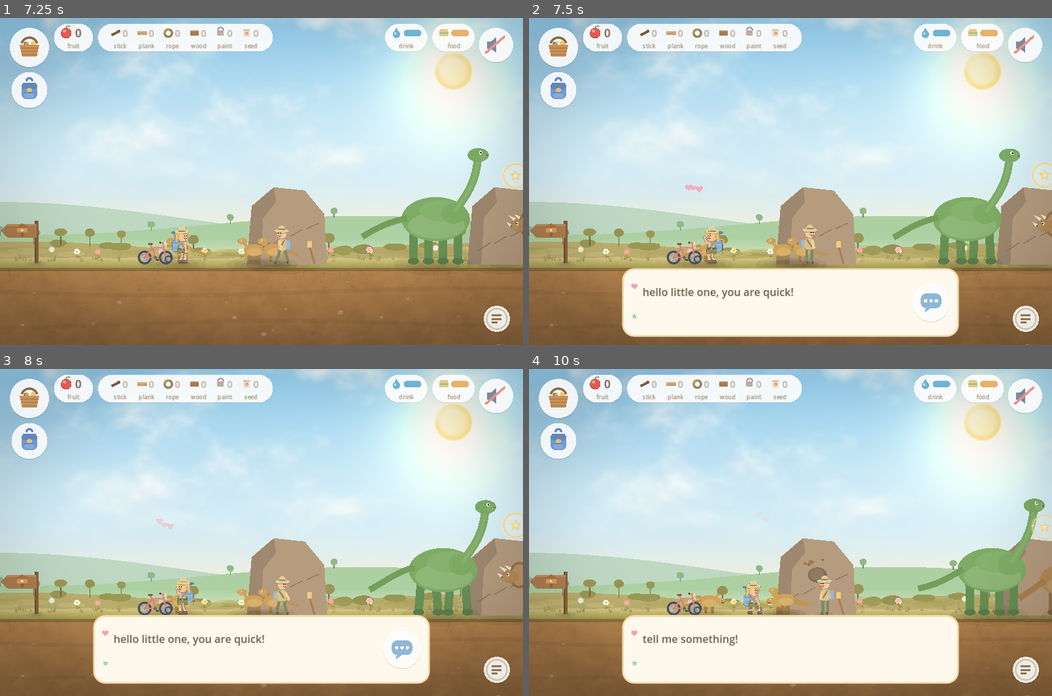
Above: before the commit, frames 1-4 (two rows, left to right).
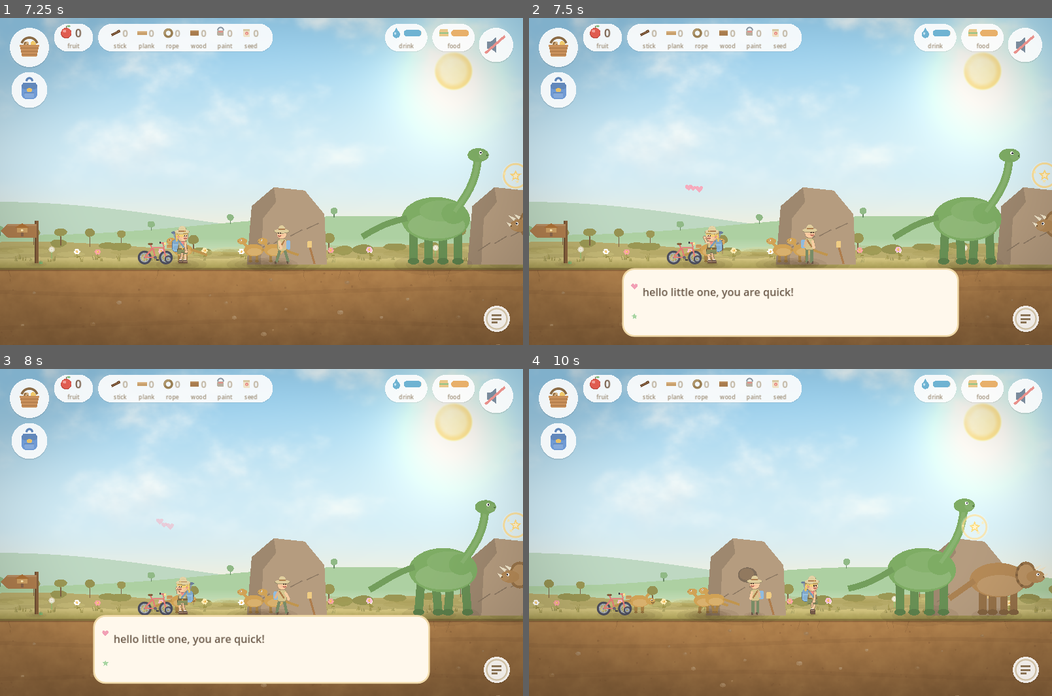
Above: after the commit, the same moments.

Repository: summerdetectordad-ctrl/adventureday
Game: Godot game, scene res://scenes/dino_land.tscn
Two runs of this game, one before a commit and one after it. Both use one fixed random seed, a clock stepped at 60 frames per second and the inputs below. This scene is started directly instead of the project's main scene.
Inputs (mouse positions are in pixels of both pictures, inside the frame that each line leads up to):
- Up to frame 1 (7.25 s): tap Enter at 0.5 s; drag from (496, 44) to (313, 109) at 0.52 s; drag from (31, 47) to (235, 246) at 1.27 s; tap Space at 2, 3.77, 4.07, 6.77, 7.07 s; move the mouse to (31, 89) at 2.02 s; hold Right 2.03-2.75 s; tap E every 1.5 s from 2.1 to 6.6 s; click (31, 89) at 2.17 s; drag from (496, 318) to (104, 132) at 2.77 s; move the mouse to (418, 230) at 3.52 s; hold Left 3.53-4.25 s; drag from (104, 132) to (183, 99) at 4.27 s; move the mouse to (287, 181) at 5.02 s; hold Down 5.03-5.75 s; click (287, 181) at 5.17 s; drag from (183, 99) to (156, 197) at 5.77 s; move the mouse to (376, 165) at 6.52 s; hold Up from 6.53 s (still down)
- Up to frame 2 (7.5 s): release Up at 7.25 s; drag from (685, 197) to (764, 246) at 7.27 s
- Up to frame 3 (8 s): no input
- Up to frame 4 (10 s): move the mouse to (931, 650) at 8.02 s; hold Down 8.03-8.75 s; tap E at 8.1 s; click (931, 650) at 8.17 s; drag from (764, 597) to (633, 483) at 8.77 s; drag from (931, 650) to (816, 532) at 9.52 s

Frame 1 is identical in both runs. In frame 2, 0.2% of the frame differs, in the area x 74-79%, y 84-90%; in frame 3, 0.2%; in frame 4, 28%, in the area x 0-100%, y 39-100%.

Commit message:
The talk button waits for the reply (v1.0.6)
It appeared the moment the card did, a second and a half before the other
half of the conversation. Tapping it that early cut the reply off and the
exchange stopped making sense.

It now arrives with the answer, popping in rather than blinking on so it
reads as having turned up rather than as having been missed. Same for the
camera button on animals.

Co-Authored-By: Claude Opus 5 <noreply@anthropic.com>

Diff:
--- a/scripts/dialogue_card.gd
+++ b/scripts/dialogue_card.gd
@@ -66,16 +66,24 @@
 	_camera_btn = IconButton.new("camera" if action == "camera" else "tell", bs)
 	_camera_btn.position = Vector2(size.x - bs - 20.0, size.y / 2.0 - bs / 2.0)
 	_camera_btn.pressed.connect(_on_camera if action == "camera" else _on_tell)
+	# Hidden until they have actually answered. Offering it while they are
+	# still mid-sentence invites a tap that cuts the reply off, and the
+	# conversation stops making sense.
+	_camera_btn.visible = false
+	_camera_btn.scale = Vector2(0.5, 0.5)
 	add_child(_camera_btn)
 
 	var tw := create_tween().set_ease(Tween.EASE_OUT).set_trans(Tween.TRANS_BACK)
 	tw.tween_property(self, "position:y", _resting_y(), 0.5)
 	Sound.card_sound()
 
-	# the animal replies after a friendly pause
+	# They reply after a friendly pause, and only then is there anything worth
+	# pressing — so the button arrives with the answer.
 	get_tree().create_timer(1.5).timeout.connect(func() -> void:
-		if not _dismissing and not _snapping and is_instance_valid(_label2):
-			_label2.text = line2)
+		if _dismissing or _snapping or not is_instance_valid(_label2):
+			return
+		_label2.text = line2
+		_offer_button())
 
 	get_tree().create_timer(SHOW_SECONDS).timeout.connect(func() -> void:
 		if not _snapping:
@@ -157,3 +165,15 @@
 func _resting_y() -> float:
 	var vs := get_viewport().get_visible_rect().size
 	return clampf(DrawKit.ground_screen_y(self) + 4.0, 0.0, vs.y - size.y - 6.0)
+
+
+## The reply has landed, so now there is something to ask about. The button
+## pops in rather than blinking on, so it reads as arriving rather than as
+## having been missed.
+func _offer_button() -> void:
+	if not is_instance_valid(_camera_btn) or _dismissing or _snapping:
+		return
+	_camera_btn.visible = true
+	_camera_btn.scale = Vector2(0.5, 0.5)
+	var tw := create_tween().set_trans(Tween.TRANS_BACK).set_ease(Tween.EASE_OUT)
+	tw.tween_property(_camera_btn, "scale", Vector2.ONE, 0.32)
Not shown, changed: AGENTS.md
